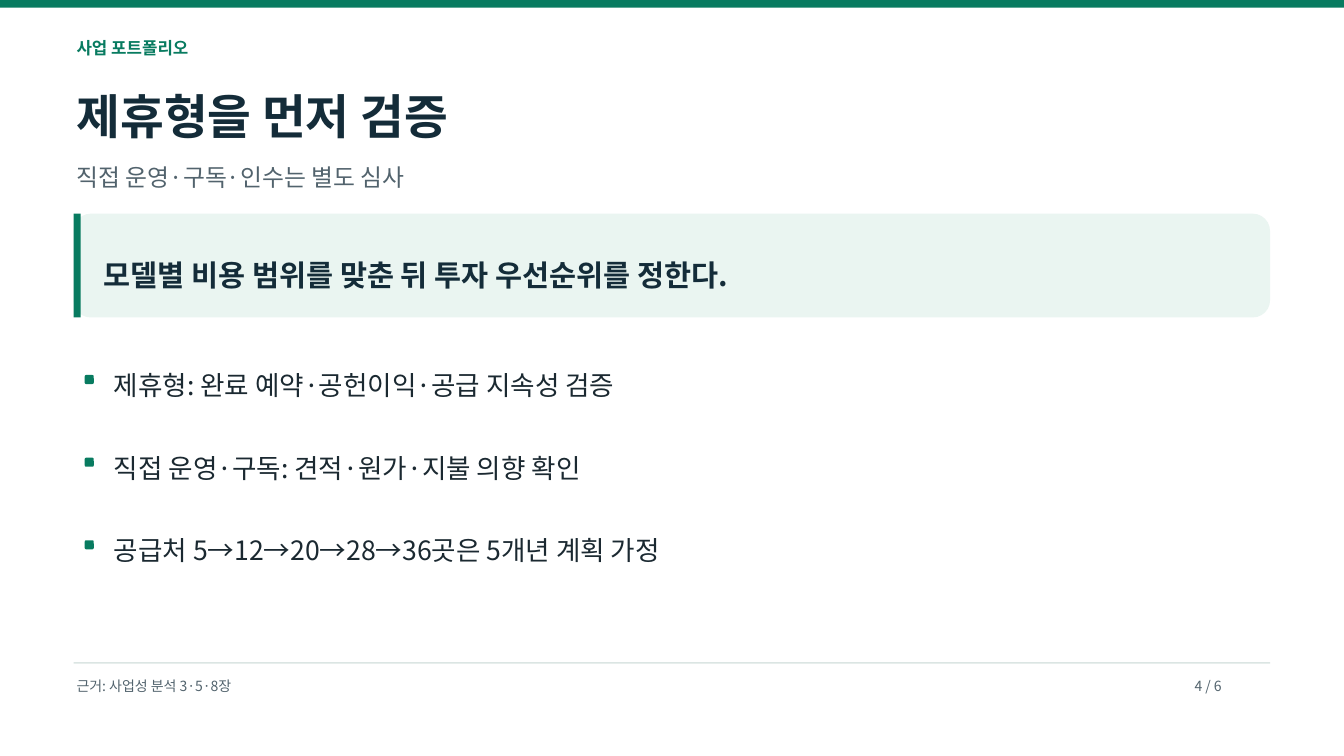
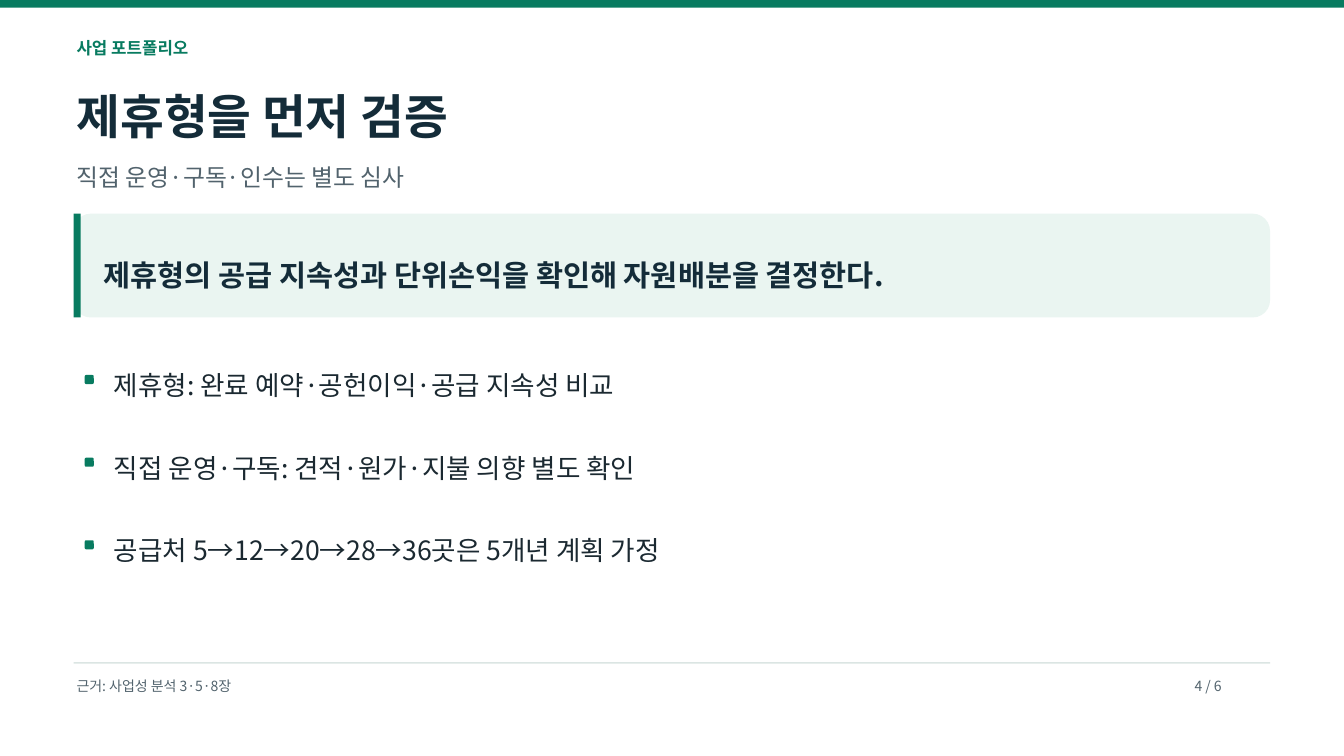
Before and after one commit to dohyunkimmm/footmate-case-study, a slide deck: slide 4 of src/case-study/downloads/footmate_strategy_p0_p2.pptx. Drawn at 1344x756 pixels with LibreOffice and Linux fonts; fonts in the diff are those of the drawing. Boxes give left, top, right and bottom in pixels: in the first picture for what was removed or moved away, otherwise in the second. Text is boxed around its words. In the diff, an @@ line names an element or a change of style, - is before the commit and + after.

```diff
--- a/src/case-study/downloads/footmate_strategy_p0_p2.pptx
+++ b/src/case-study/downloads/footmate_strategy_p0_p2.pptx
@@ text at [104, 261, 884, 289]: text changed @@
-모델별 비용 범위를 맞춘 뒤 투자 우선순위를 정한다.
+제휴형의 공급 지속성과 단위손익을 확인해 자원배분을 결정한다.
@@ text at [114, 372, 614, 397]: text changed @@
-제휴형: 완료 예약·공헌이익·공급 지속성 검증
+제휴형: 완료 예약·공헌이익·공급 지속성 비교
@@ text at [114, 456, 635, 481]: text changed @@
-직접 운영·구독: 견적·원가·지불 의향 확인
+직접 운영·구독: 견적·원가·지불 의향 별도 확인
```
Also in this commit, not shown: 5 other slides changed, 5 other files.
